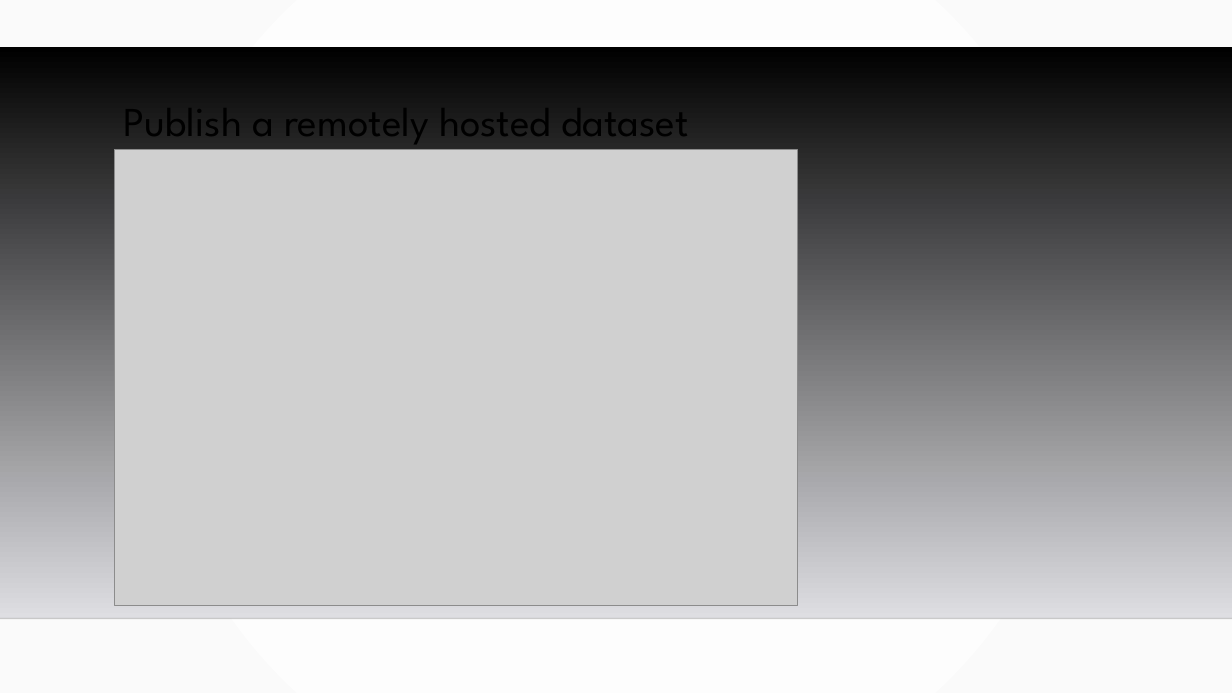
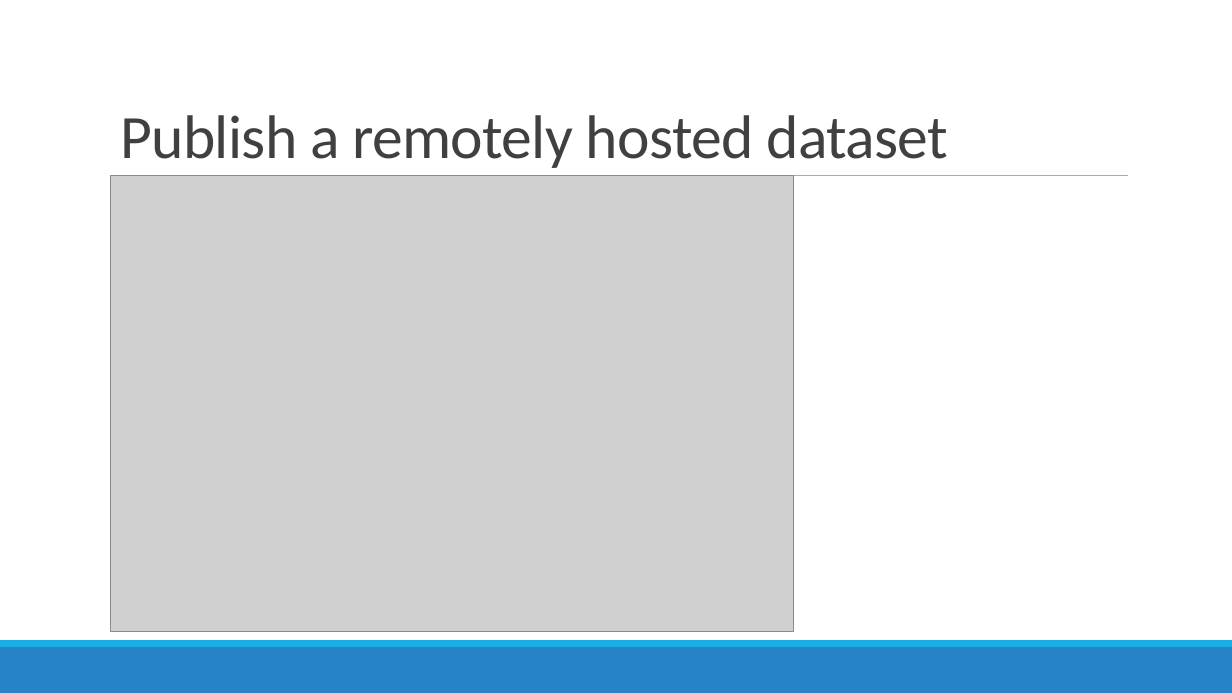
Before and after one commit to MGIS-UMN/GIS5577_week11, a slide deck: slide 34 of Creating_geospatial_services_ArcGIS.odp (slide 36 before the commit). Drawn at 1232x693 pixels with LibreOffice and Linux fonts; fonts in the diff are those of the drawing; grey boxes stand for pictures; background and template pictures are left out. Boxes give left, top, right and bottom in pixels: in the first picture for what was removed or moved away, otherwise in the second. Text is boxed around its words. In the diff, an @@ line names an element or a change of style, - is before the commit and + after.

```diff
--- a/Creating_geospatial_services_ArcGIS.odp
+++ b/Creating_geospatial_services_ArcGIS.odp
@@ background gradient #FFFFFF to #FAFAFA to #FFFFFF @@
@@ title "Publish a remotely hosted dataset": place and size @@
-title "Publish a remotely hosted dataset" at box(123, 89, 688, 150)
+title "Publish a remotely hosted dataset" at box(120, 115, 949, 168)
@@ title "Publish a remotely hosted dataset" at box(120, 115, 949, 168): size 32 to 48 pt, font League Spartan to Calibri, text colour #000000 to #404040, letter spacing 0 to -0.5 pt; line spacing 0.9 to 0.85; vertical alignment top to bottom @@
@@ freeform shape removed at box(0, 47, 1232, 618) @@
@@ picture: place and size @@
-picture at box(115, 150, 798, 606)
+picture at box(111, 176, 794, 632)
@@ line added from (121, 176) to (1128, 176), #7F7F7F 0.51 pt @@
@@ line removed from (0, 618) to (1232, 618) @@
@@ freeform shape added at box(0, 647, 1232, 693), fill #2683C6 @@
@@ freeform shape added at box(0, 640, 1232, 647), fill #1CADE4 @@
```
Also in this commit, not shown: 36 other slides changed, 1 slide added, 4 slides removed, 2 other files.
